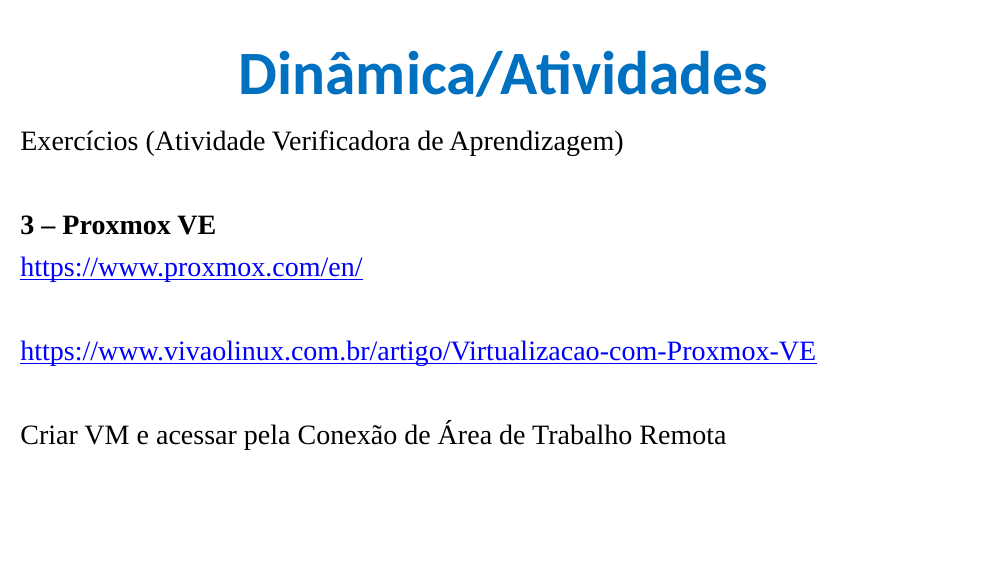
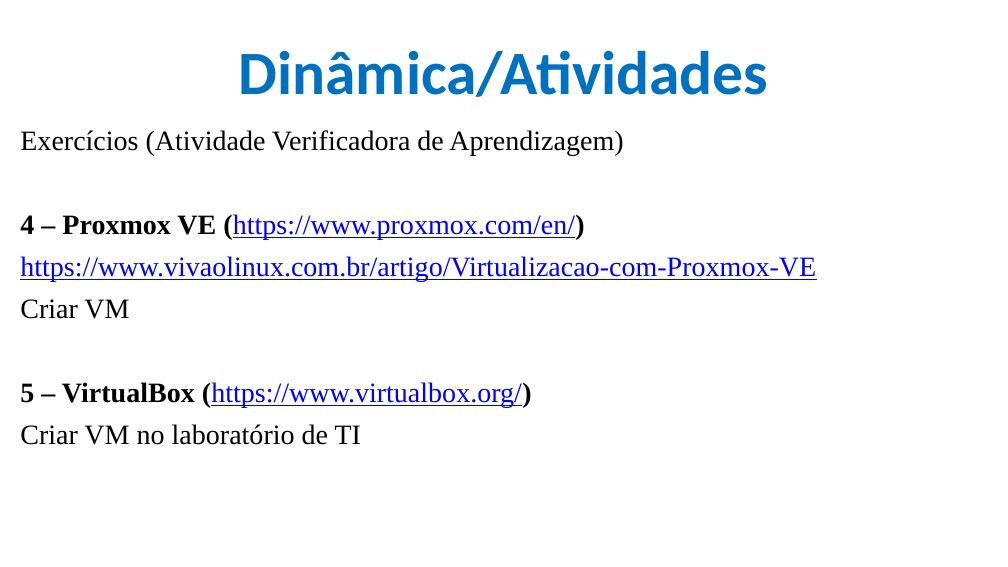
Before and after one commit to CloudEducationBrazil/WydenComputacaoNuvemWebServicesLinux, a slide deck: slide 14 of 01 Classes/Aula 02 - Computação em Nuvem e Web Services em Linux.pptx (slide 13 before the commit). Drawn at 1008x567 pixels with LibreOffice and Linux fonts; fonts in the diff are those of the drawing; background and template pictures are left out. Boxes give left, top, right and bottom in pixels: in the first picture for what was removed or moved away, otherwise in the second. Text is boxed around its words. In the diff, an @@ line names an element or a change of style, - is before the commit and + after.

```diff
--- a/01 Classes/Aula 02 - Computação em Nuvem e Web Services em Linux.pptx
+++ b/01 Classes/Aula 02 - Computação em Nuvem e Web Services em Linux.pptx
@@ text at box(20, 214, 584, 239): text changed @@
-3 – Proxmox VE
-https://www.proxmox.com/en/
+4 – Proxmox VE (https://www.proxmox.com/en/)
@@ text at box(20, 299, 532, 445): text changed @@
-Criar VM e acessar pela Conexão de Área de Trabalho Remota
+Criar VM
+5 – VirtualBox (https://www.virtualbox.org/)
+Criar VM no laboratório de TI
```
Also in this commit, not shown: 4 other slides changed, 1 slide added, 1 slide removed, 1 other file.
